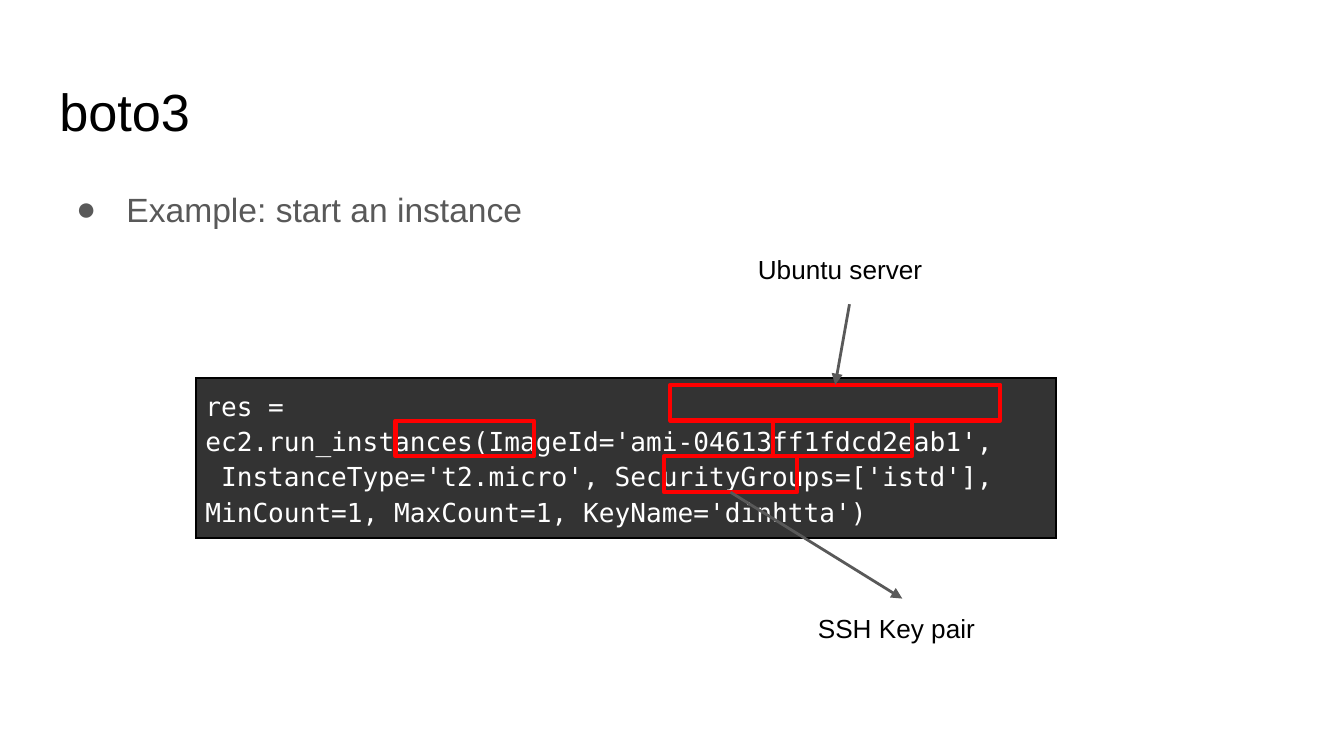
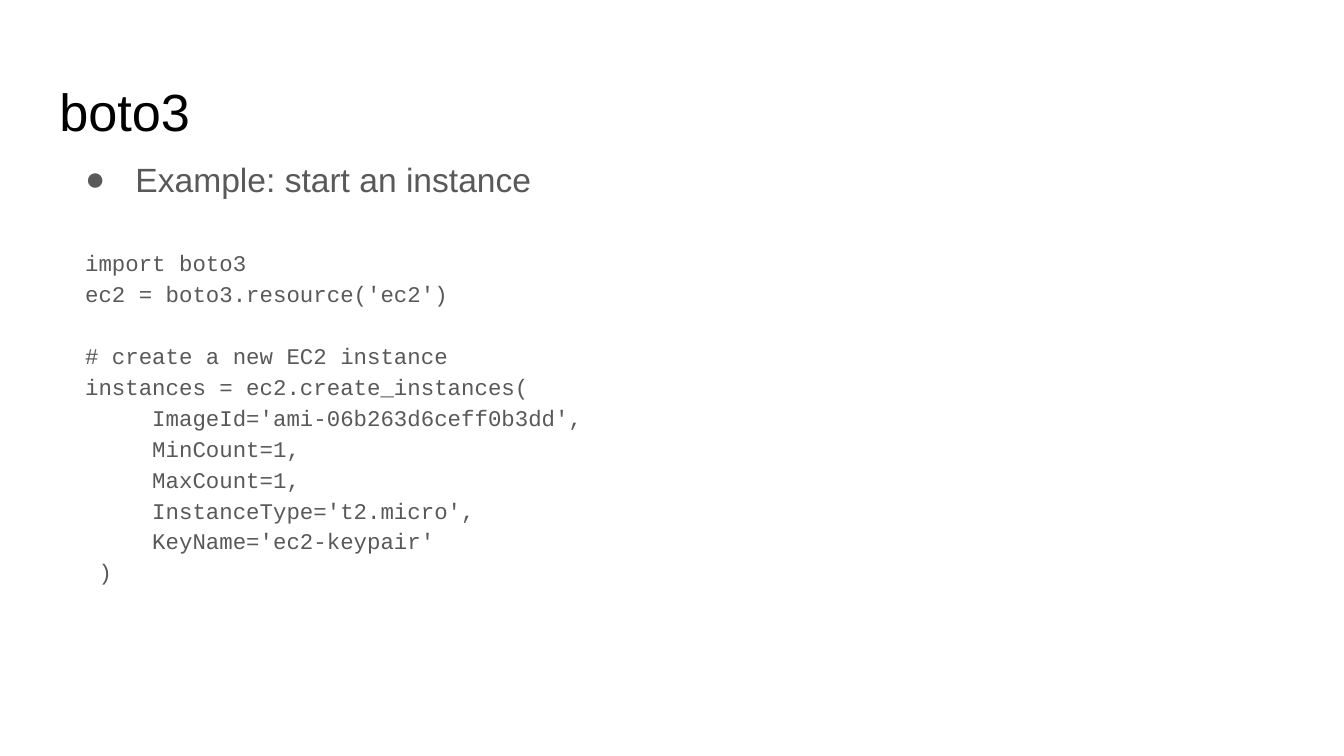
Before and after one commit to v1shva/sutd-big-data-lab-1, a slide deck: slide 23 of MySQL-AWS.pptx. Drawn at 1344x756 pixels with LibreOffice and Linux fonts; fonts in the diff are those of the drawing. Boxes give left, top, right and bottom in pixels: in the first picture for what was removed or moved away, otherwise in the second. Text is boxed around its words. In the diff, an @@ line names an element or a change of style, - is before the commit and + after.

```diff
--- a/MySQL-AWS.pptx
+++ b/MySQL-AWS.pptx
@@ text "Example: start an instance": place and size @@
-text "Example: start an instance" at (126,197,522,228)
+text "Example: start an instance" at (85,167,582,554)
@@ text at (85,255,582,554): paragraphs added @@
+import boto3
+ec2 = boto3.resource('ec2')
+# create a new EC2 instance
+instances = ec2.create_instances(
+ImageId='ami-06b263d6ceff0b3dd',
+MinCount=1,
+MaxCount=1,
+InstanceType='t2.micro',
+KeyName='ec2-keypair'
+)
@@ text removed at (758,260,922,280) @@
-Ubuntu server
@@ arrow removed from (849, 304) to (835, 384) @@
@@ table removed at (196,378,1056,756), 1 rows, 1 columns @@
-res = ec2.run_instances(ImageId='ami-04613ff1fdcd2eab1', InstanceType='t2.micro', SecurityGroups=['istd'], MinCount=1, MaxCount=1, KeyName='dinhtta')
@@ rectangle removed at (671,384,1001,421) @@
@@ rectangle removed at (395,421,534,457) @@
@@ rectangle removed at (773,421,911,457) @@
@@ rectangle removed at (664,457,797,493) @@
@@ arrow removed from (731, 492) to (902, 598) @@
@@ text removed at (818,619,975,644) @@
-SSH Key pair
```
Also in this commit, not shown: 1 other slide changed, 2 other files.
